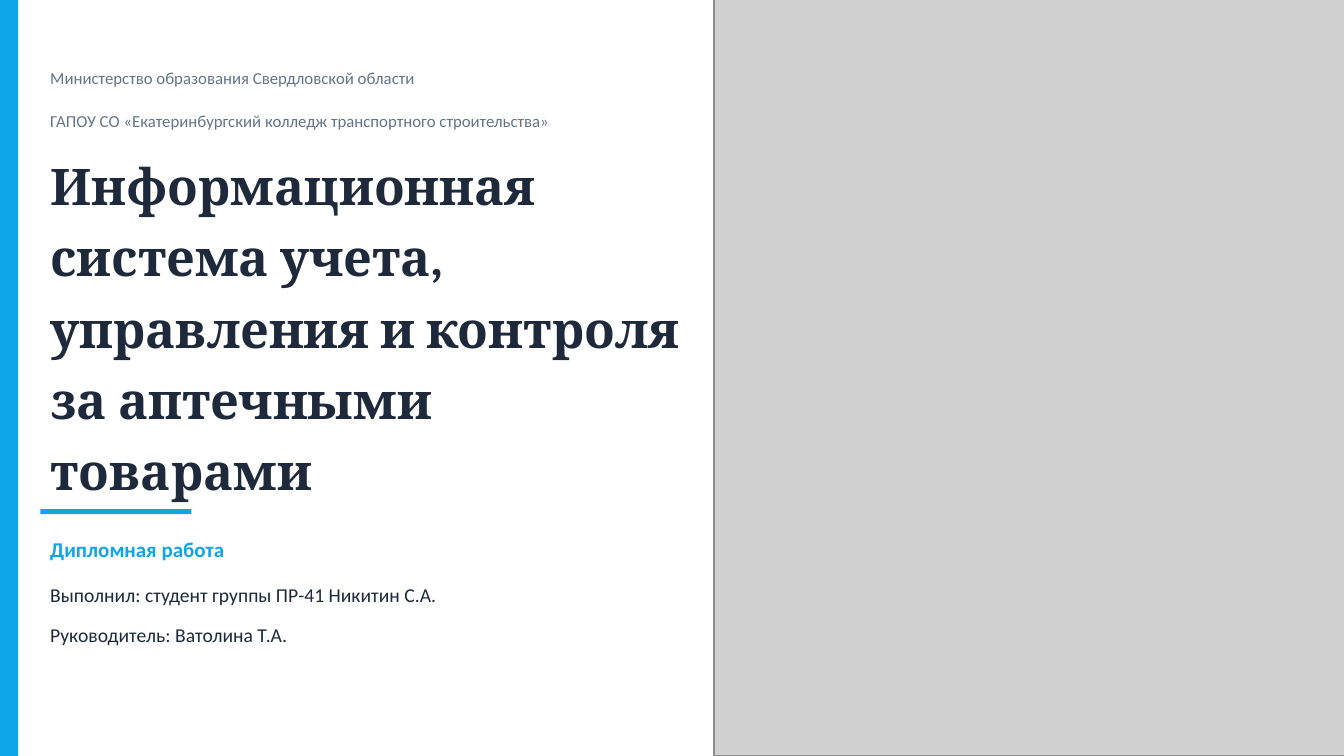
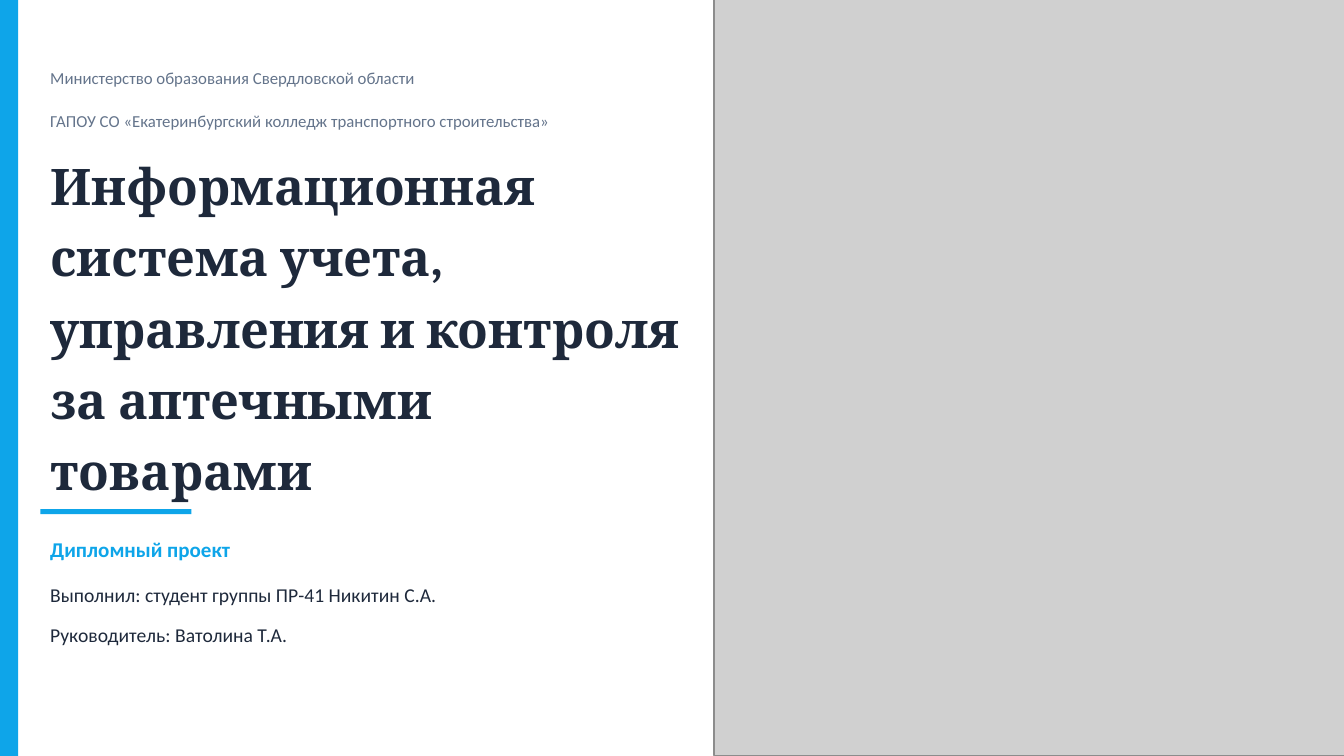
Before and after one commit to ghjgk1/PharmacyWarehouse, a slide deck: slide 1 of Никитин (1).pptx. Drawn at 1344x756 pixels with LibreOffice and Linux fonts; fonts in the diff are those of the drawing; grey boxes stand for pictures. Boxes give left, top, right and bottom in pixels: in the first picture for what was removed or moved away, otherwise in the second. Text is boxed around its words. In the diff, an @@ line names an element or a change of style, - is before the commit and + after.

```diff
--- a/Никитин (1).pptx
+++ b/Никитин (1).pptx
@@ text at <box>50,542,230,561</box>: text changed @@
-Дипломная работа
+Дипломный проект
```
Also in this commit, not shown: 2 other slides changed.
